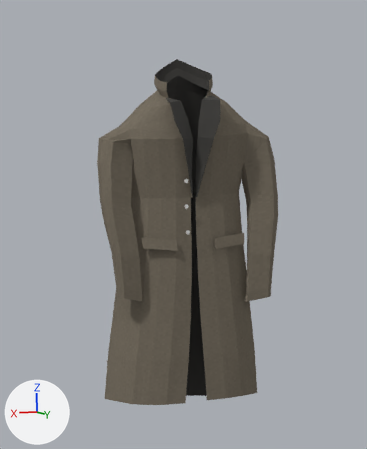
Two versions of the Blender file docs/art/state_2026-11-01/coat/sources/dead_wire_coat.blend, one commit apart.
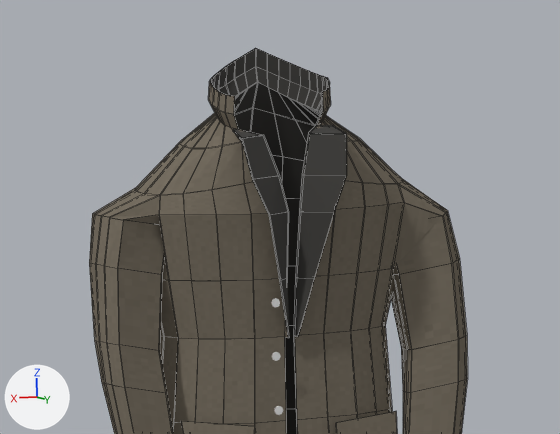
Each version is shown from the file's camera 'Coat study camera.001', then close up on the part from 15% to 88% of the width and 8% to 54% of the height. Arrows for +X, +Y and +Z are at lower left; the lights stay in place. The first two pictures are the older version. The close-ups show mesh edges as thin lines.

Script lines for the objects in view, before the commit:
```python
me_continuous_tailored_shell_001 = bpy.data.meshes.new('Continuous tailored shell.001')
me_continuous_tailored_shell_001.from_pydata(...)  # 946 vertices, 948 faces; spans x -0.239..0.24, y -0.094..0.098, z 1.159..2.011
# faces by material slot: [426, 522]
me_continuous_tailored_shell_001.materials.append(mat_wool_b_peat_001)  # picture img_wool_b_peat_001
me_continuous_tailored_shell_001.materials.append(mat_dark_cotton_lining_001)  # dark grey #3c3a38
me_pocket_flap_002 = bpy.data.meshes.new('Pocket flap.002')
me_pocket_flap_002.from_pydata(...)  # 8 vertices, 6 faces; spans x -0.1394..-0.051, y 0.057..0.0849, z 1.544..1.5794
me_pocket_flap_002.materials.append(mat_wool_b_peat_001)  # picture img_wool_b_peat_001
me_pocket_flap_003 = bpy.data.meshes.new('Pocket flap.003')
me_pocket_flap_003.from_pydata(...)  # 8 vertices, 6 faces; spans x 0.0506..0.139, y 0.0551..0.083, z 1.5436..1.579
me_pocket_flap_003.materials.append(mat_wool_b_peat_001)  # picture img_wool_b_peat_001
ob_pocket_l_001 = bpy.data.objects.new('Pocket_L.001', me_pocket_flap_002)
ob_pocket_l_001.location = (0.0, 0.0, 0.0)
ob_pocket_r_001 = bpy.data.objects.new('Pocket_R.001', me_pocket_flap_003)
ob_pocket_r_001.location = (0.0, 0.0, 0.0)
ob_tailored_coat_joined_sleeves = bpy.data.objects.new('Tailored_coat_JOINED_sleeves', me_continuous_tailored_shell_001)
ob_tailored_coat_joined_sleeves.location = (0.0, 0.0, 0.0)
```
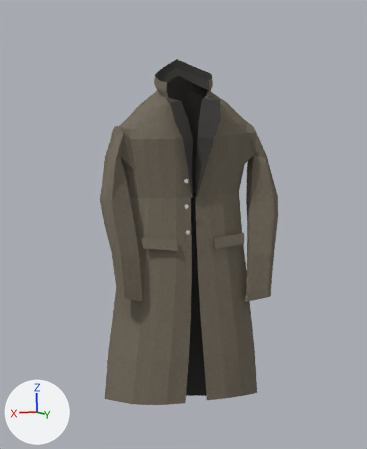
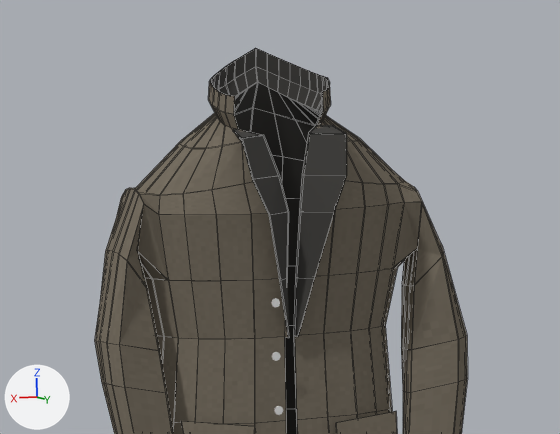
Pixel boxes [x1, y1, x2, y2] of what changed, in the close-ups (560 x 434 px; the box of a moved part takes in the faces that stretch with it):
'Tailored_coat_JOINED_sleeves', reshaped
    before: [89, 48, 468, 434]
    after: [94, 48, 468, 434]
part 1 of me_continuous_tailored_shell_001, moved or reshaped
    before: [89, 188, 168, 351]
    after: [94, 188, 168, 351]
part 2 of me_continuous_tailored_shell_001, moved or reshaped
    before: [391, 179, 467, 350]
    after: [393, 179, 467, 350]

What the commit changed:
me_continuous_tailored_shell_001 has 946 vertices, 948 faces and spans x -0.239..0.24, y -0.094..0.098, z 1.159..2.011.
me_continuous_tailored_shell_001 is used by ob_tailored_coat_joined_sleeves; location (0.0, 0.0, 0.0).
me_continuous_tailored_shell_001 part 1: 46 of 946 vertices moved; they spanned x 0.134..0.239, y -0.027..0.046, z 1.746..1.85 and now span x 0.158..0.215, y -0.027..0.046, z 1.737..1.856; mean shift (-0.003, 0.0, 0.002); largest move (0.134, 0.001, 1.809) -> (0.181, 0.001, 1.778).
me_continuous_tailored_shell_001 part 2: 42 of 946 vertices moved; they spanned x -0.239..-0.134, y -0.028..0.046, z 1.739..1.812 and now span x -0.215..-0.158, y -0.028..0.046, z 1.724..1.843; mean shift (0.004, 0.0, 0.003); largest move (-0.134, 0.001, 1.796) -> (-0.181, 0.001, 1.765).
